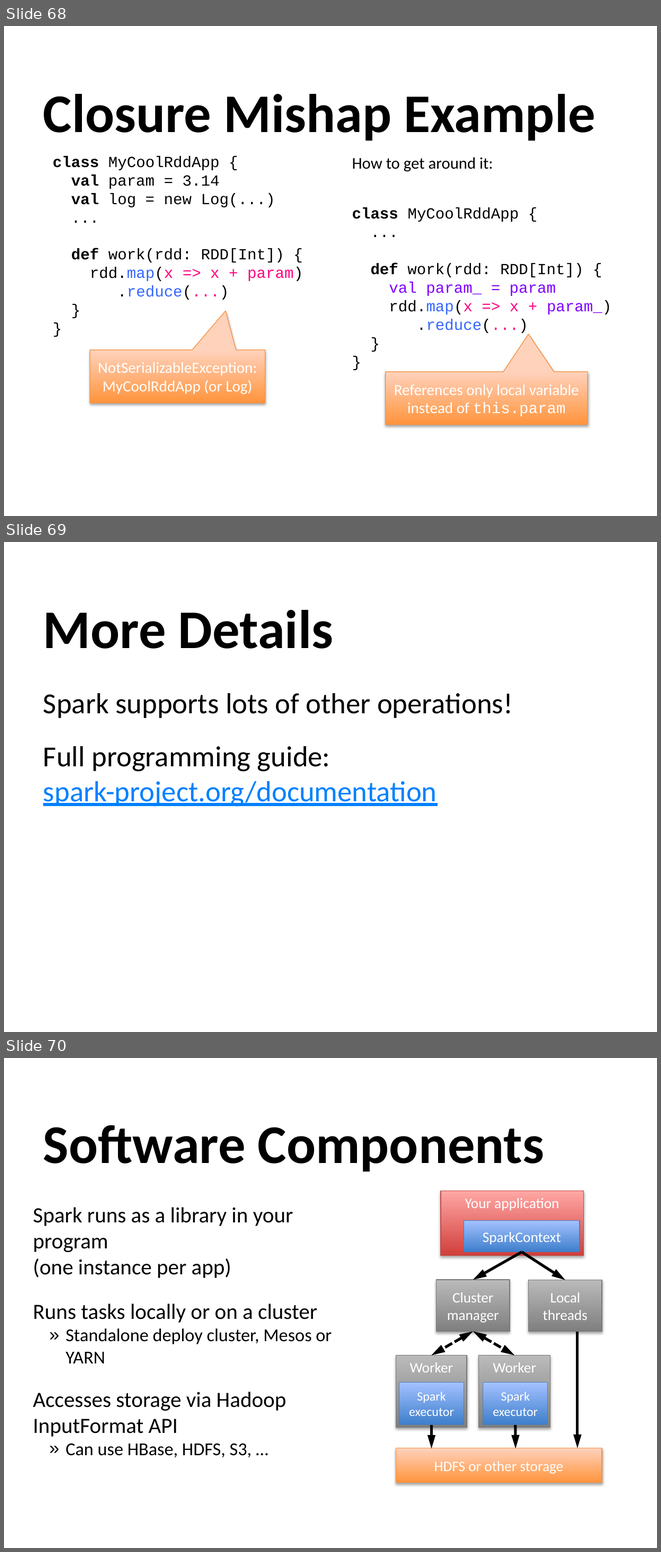
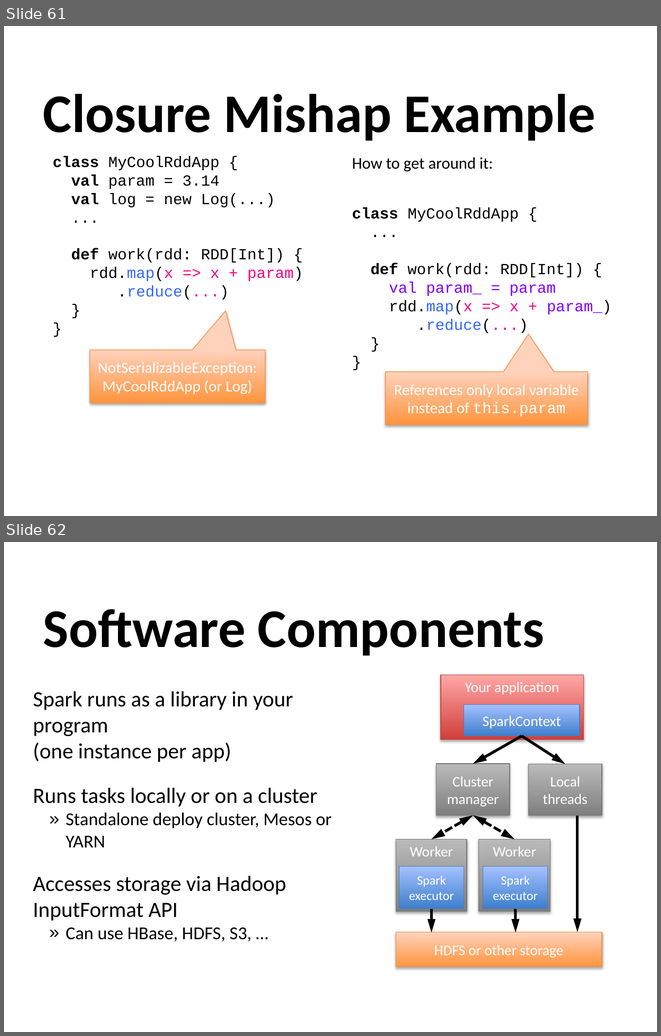
Before and after one commit to mahtabgodara/spark-repo, a slide deck: slides/RDD-4-spark.pptx. Shown one above the other, each under a label of ours: slides 68, 69 and 70 before the commit, slides 61 and 62 after it. The pictures are 661x1552 and 661x1036 pixels, drawn with LibreOffice and Linux fonts; fonts in the diff are those of the drawing. Boxes give left, top, right and bottom in pixels: in the first picture for what was removed or moved away, otherwise in the second. Text is boxed around its words. In the diff, an @@ line names an element or a change of style, - is before the commit and + after.

```diff
--- a/slides/RDD-4-spark.pptx
+++ b/slides/RDD-4-spark.pptx
@@ slide 69 removed at bbox=[4, 542, 657, 1032], background #FFFFFF @@
@@ title removed at bbox=[43, 610, 333, 649] @@
-More Details
@@ text removed at bbox=[43, 693, 513, 806] @@
-Spark supports lots of other operations!
-Full programming guide: spark-project.org/documentation
@@ what was slide 68 is now slide 61 @@
@@ what was slide 70 is now slide 62 @@
```
Also in this commit, not shown: 3 slides changed, 3 slides added, 3 other slides removed.
